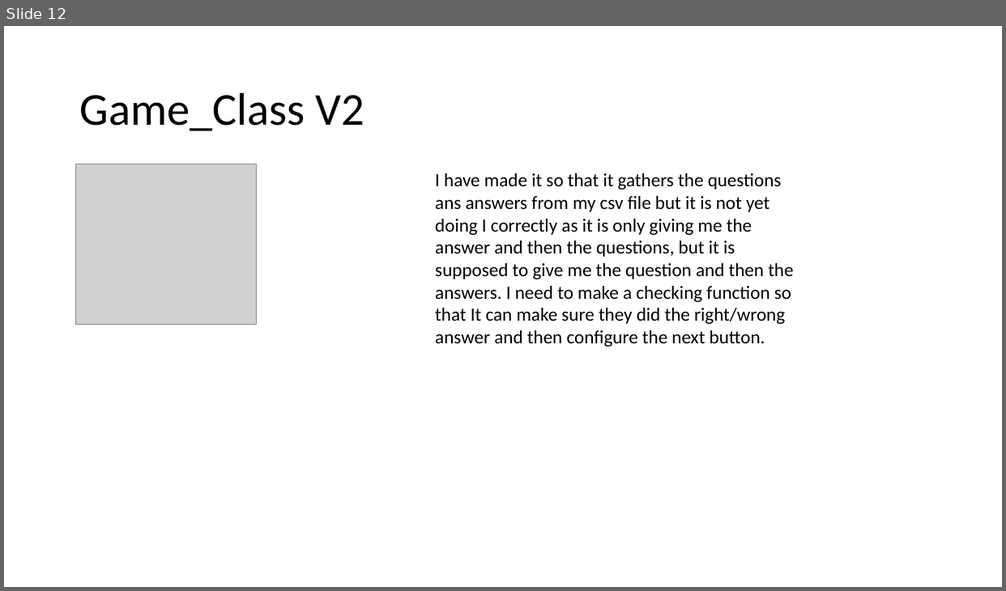
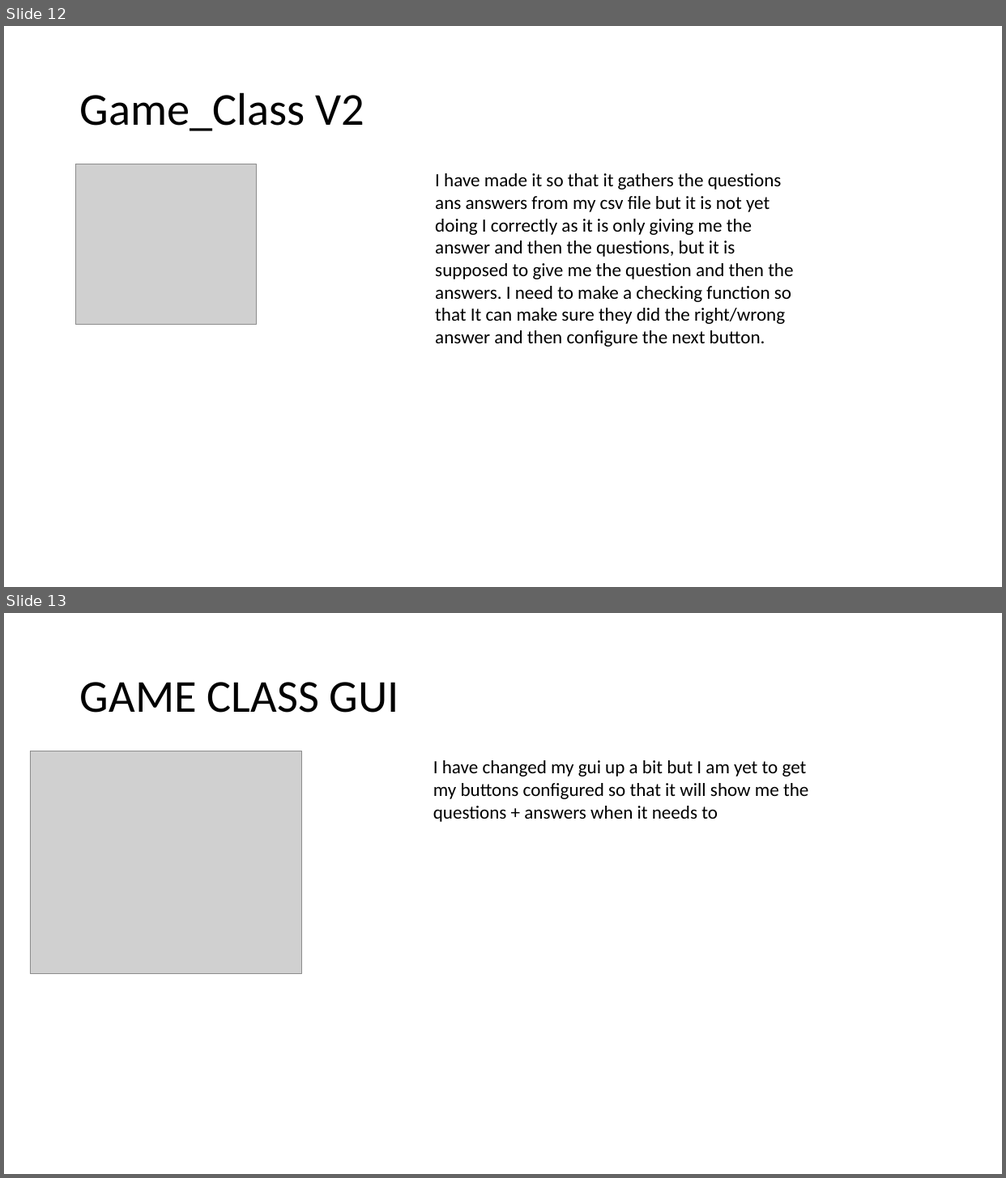
Before and after one commit to morrisj70800/01_Assesment, a slide deck: Programming Assesment.pptx. Shown one above the other, each under a label of ours: slide 12 before the commit, slides 12 and 13 after it. The pictures are 1006x591 and 1006x1178 pixels, drawn with LibreOffice and Linux fonts; fonts in the diff are those of the drawing; grey boxes stand for pictures. Boxes give left, top, right and bottom in pixels: in the first picture for what was removed or moved away, otherwise in the second. Text is boxed around its words. In the diff, an @@ line names an element or a change of style, - is before the commit and + after.

```diff
--- a/Programming Assesment.pptx
+++ b/Programming Assesment.pptx
@@ slide 13 added at (4,613,1002,1174), background #FFFFFF @@
@@ title added at (80,682,399,713), 44 pt, text #000000 @@
+GAME CLASS GUI
@@ picture added at (31,752,302,973) @@
@@ text added at (433,760,808,822), 18 pt, text #000000 @@
+I have changed my gui up a bit but I am yet to get my buttons configured so that it will show me the questions + answers when it needs to
```
Also in this commit, not shown: 1 other file.
